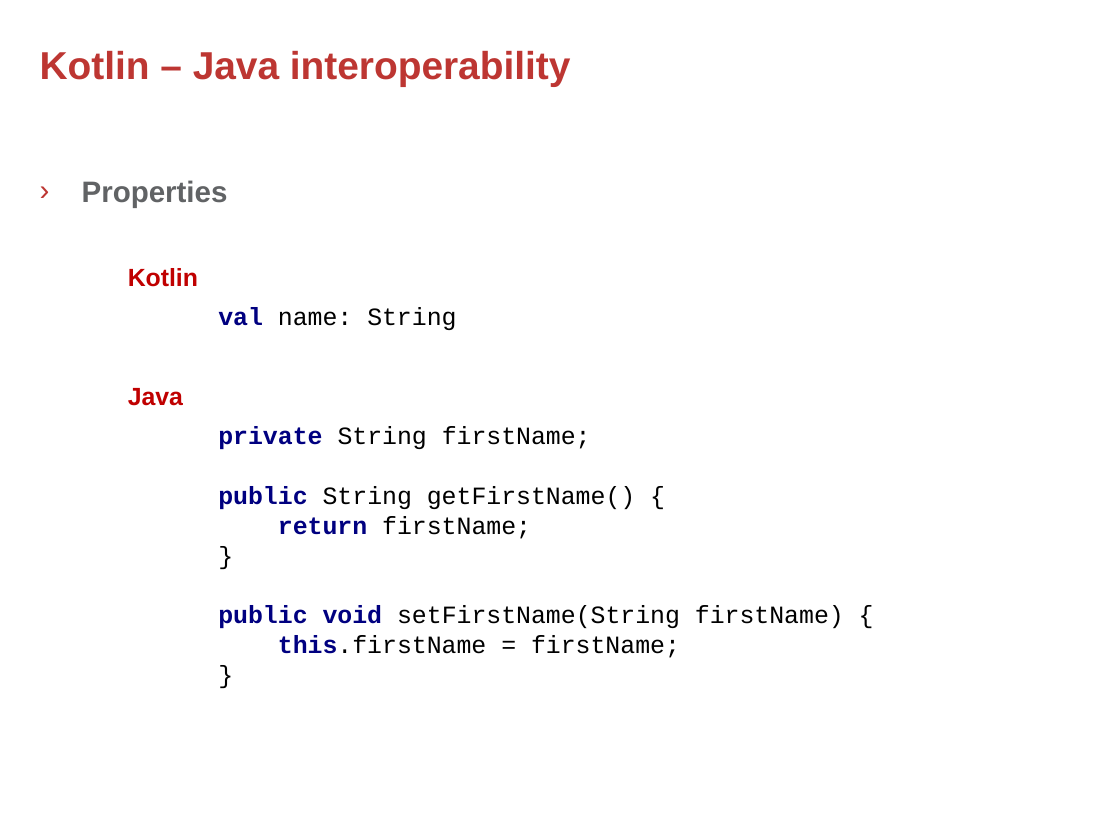
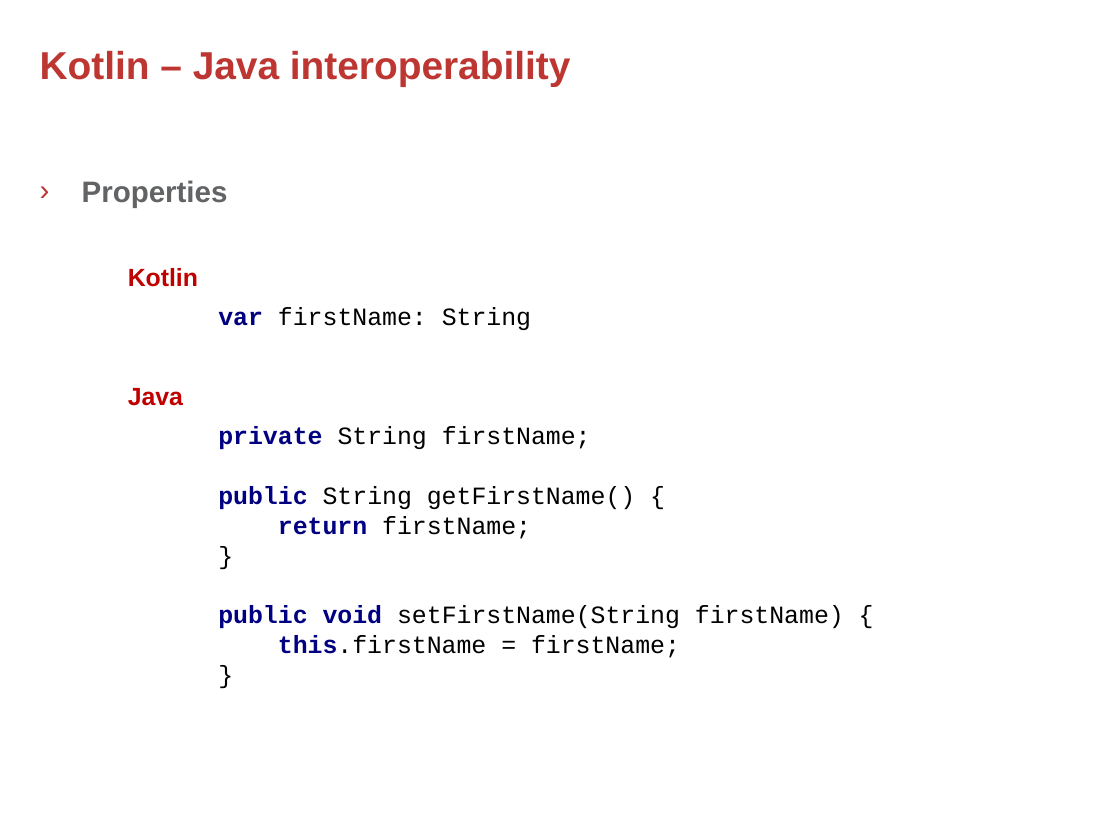
Before and after one commit to rokusjar/KotlinSkoleni, a slide deck: slide 2 of slides/Kotlin - 2. Java Interoperability.pptx. Drawn at 1120x840 pixels with LibreOffice and Linux fonts; fonts in the diff are those of the drawing; background and template pictures are left out. Boxes give left, top, right and bottom in pixels: in the first picture for what was removed or moved away, otherwise in the second. Text is boxed around its words. In the diff, an @@ line names an element or a change of style, - is before the commit and + after.

Commit message:
kotlin advanced - Kotlin - 2 Java Interoperability minor fixes

```diff
--- a/slides/Kotlin - 2. Java Interoperability.pptx
+++ b/slides/Kotlin - 2. Java Interoperability.pptx
@@ text at [218,307,531,330]: text changed @@
-val name: String
+var firstName: String
```
Also in this commit, not shown: 1 other slide changed.
